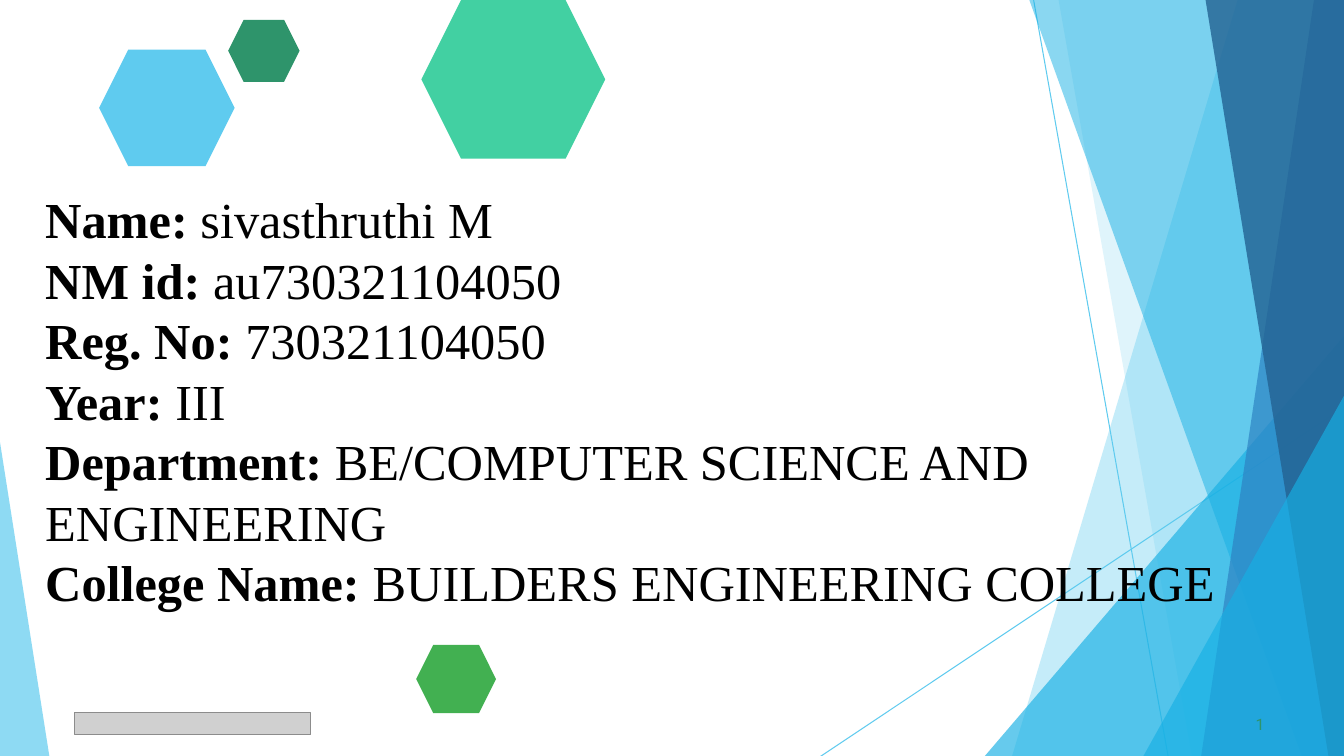
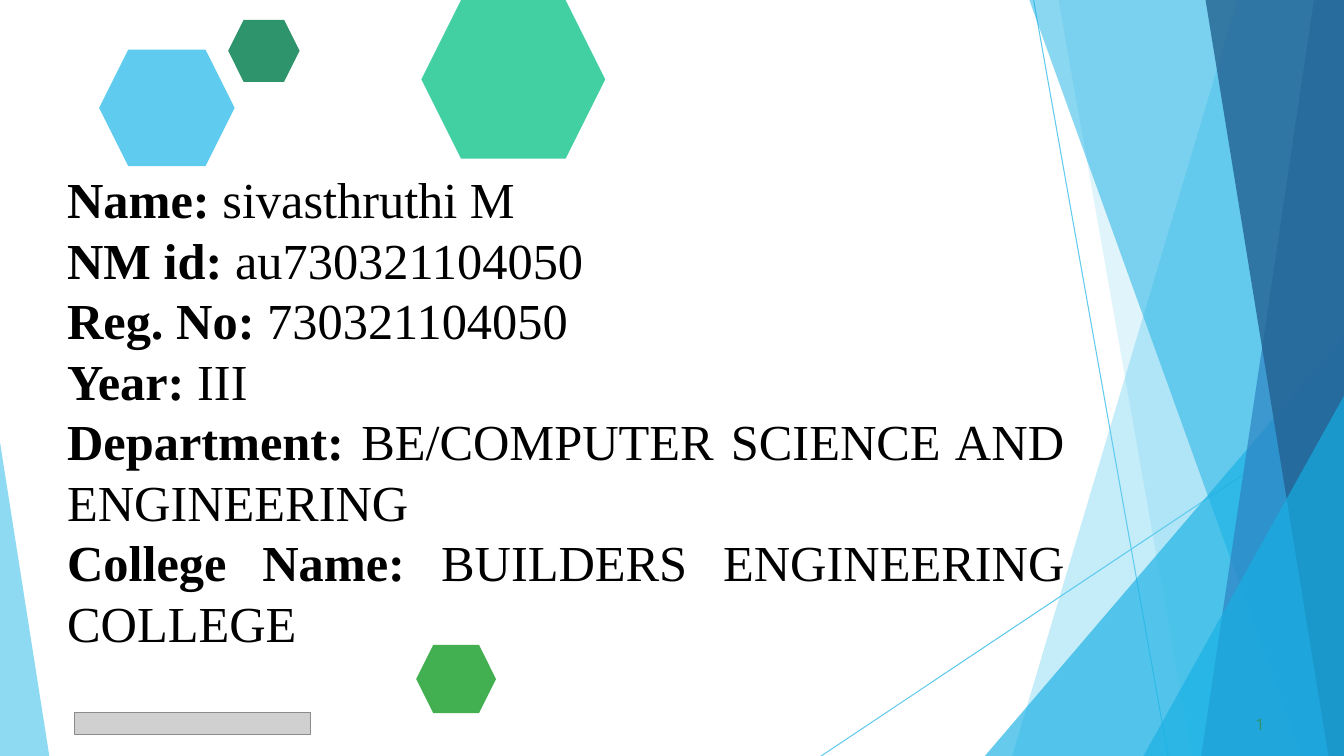
Before and after one commit to sivasthruthi-27/siva-nm, a slide deck: slide 1 of siva nm project.pptx. Drawn at 1344x756 pixels with LibreOffice and Linux fonts; fonts in the diff are those of the drawing; grey boxes stand for pictures. Boxes give left, top, right and bottom in pixels: in the first picture for what was removed or moved away, otherwise in the second. Text is boxed around its words. In the diff, an @@ line names an element or a change of style, - is before the commit and + after.

```diff
--- a/siva nm project.pptx
+++ b/siva nm project.pptx
@@ text "Name: sivasthruthi M" moved from (x1=45, y1=203, x2=1214, y2=612) to (x1=67, y1=183, x2=1064, y2=592) @@
@@ text "Name: sivasthruthi M" at (x1=67, y1=183, x2=1064, y2=592): alignment left to justified @@
```
Also in this commit, not shown: 4 other slides changed.
